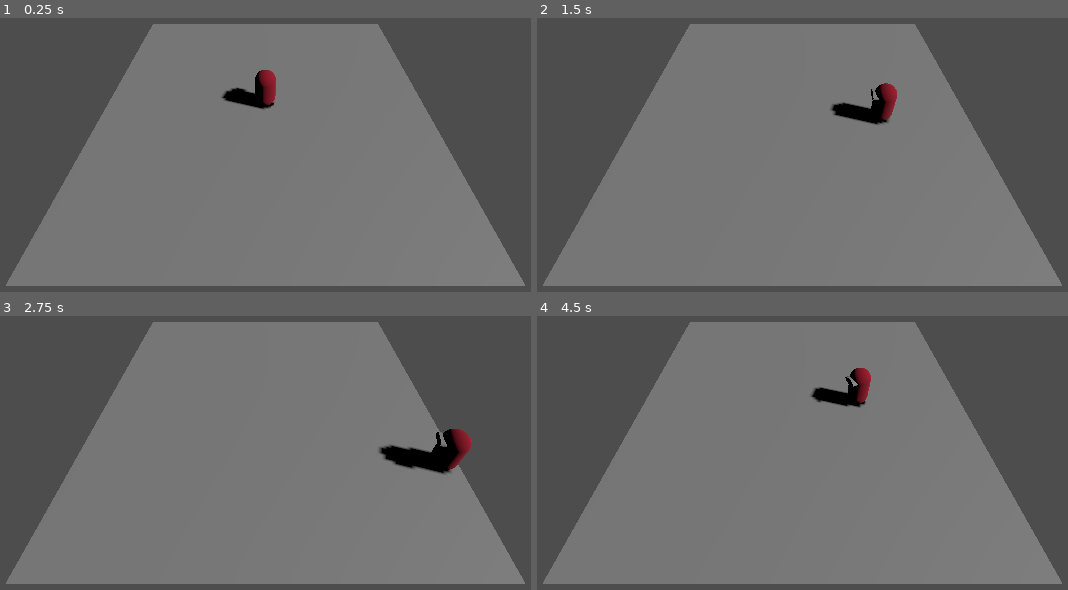
Above: before the commit, frames 1-4 (two rows, left to right).
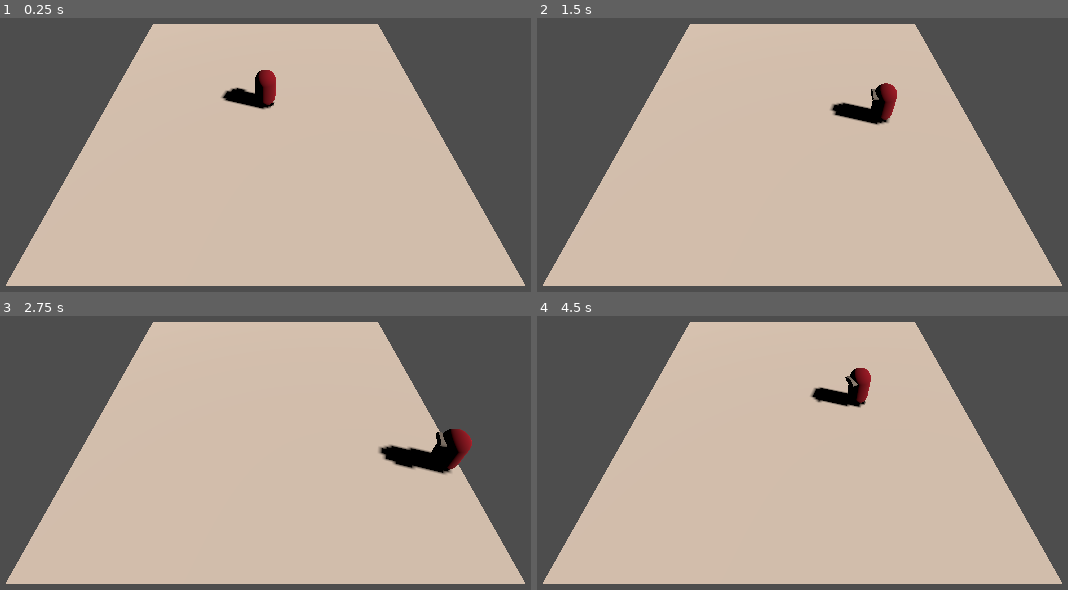
Above: after the commit, the same moments.

Repository: wukerplank/my_little_farm
Game: Godot game, scene res://level.tscn
Two runs of this game, one before a commit and one after it. Both use one fixed random seed, a clock stepped at 60 frames per second and the inputs below.
Inputs (mouse positions are in pixels of both pictures, inside the frame that each line leads up to):
- Up to frame 1 (0.25 s): no input
- Up to frame 2 (1.5 s): tap Enter at 0.5 s; move the mouse to (977, 67) at 0.52 s; hold Right (ui_right) 0.53-1.28 s; move the mouse to (643, 111) at 1.27 s; hold Down (ui_down) from 1.28 s (still down)
- Up to frame 3 (2.75 s): move the mouse to (outside the picture) at 2.02 s; release Down (ui_down) at 2.03 s; hold Right (ui_right) from 2.03 s (still down)
- Up to frame 4 (4.5 s): move the mouse to (760, 477) at 2.77 s; release Right (ui_right) at 2.78 s; hold Up (ui_up) 2.78-3.53 s; move the mouse to (1041, 455) at 3.52 s; hold Left (ui_left) from 3.53 s (still down); move the mouse to (563, 321) at 4.27 s

The runs differ from the first frame. In frame 1, 66% of the frame differs, in the area x 1-99%, y 2-98%; in frame 2, 66%; in frame 3, 66%; in frame 4, 66%.

Commit message:
Give the light a warmer color and give the ground a material

Diff:
--- a/level.tscn
+++ b/level.tscn
@@ -1,7 +1,9 @@
-[gd_scene load_steps=6 format=3 uid="uid://3ovekprw4lpg"]
+[gd_scene load_steps=7 format=3 uid="uid://3ovekprw4lpg"]
 
 [ext_resource type="Script" path="res://Player.gd" id="1_5okib"]
 [ext_resource type="Script" path="res://main.gd" id="1_17tqw"]
+
+[sub_resource type="StandardMaterial3D" id="StandardMaterial3D_r6tvy"]
 
 [sub_resource type="CapsuleMesh" id="CapsuleMesh_jldcg"]
 
@@ -15,6 +17,7 @@
 
 [node name="Ground" type="CSGBox3D" parent="."]
 transform = Transform3D(1, 0, 0, 0, 1, 0, 0, 0, 1, 0, -0.05, 0)
+material_override = SubResource("StandardMaterial3D_r6tvy")
 use_collision = true
 size = Vector3(16, 0.1, 16)
 
@@ -33,6 +36,7 @@
 
 [node name="DirectionalLight3D" type="DirectionalLight3D" parent="."]
 transform = Transform3D(0.299922, -0.591375, 0.748547, -0.0282349, 0.778824, 0.626607, -0.953546, -0.209068, 0.216889, 8.98831, 7.09032, 3.61709)
+light_color = Color(1, 0.904, 0.82, 1)
 shadow_enabled = true
 
 [node name="Camera" type="Camera3D" parent="."]
